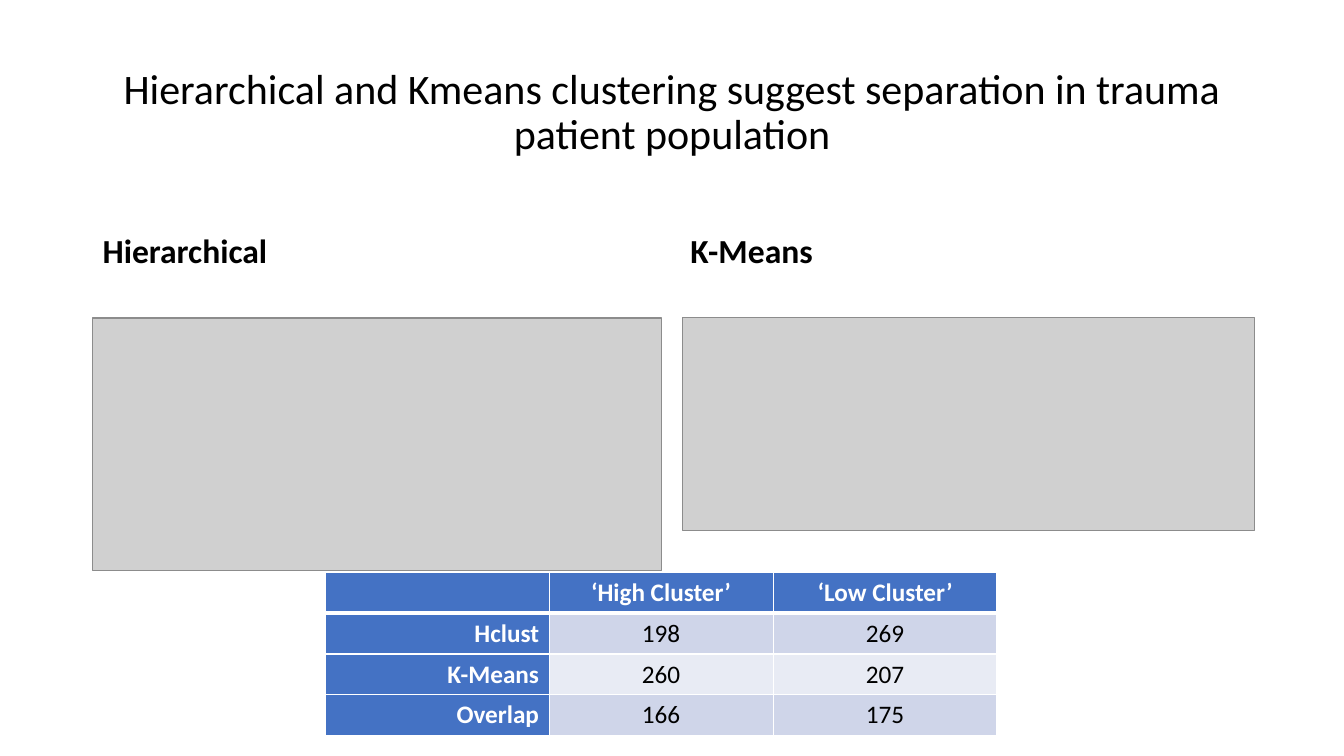
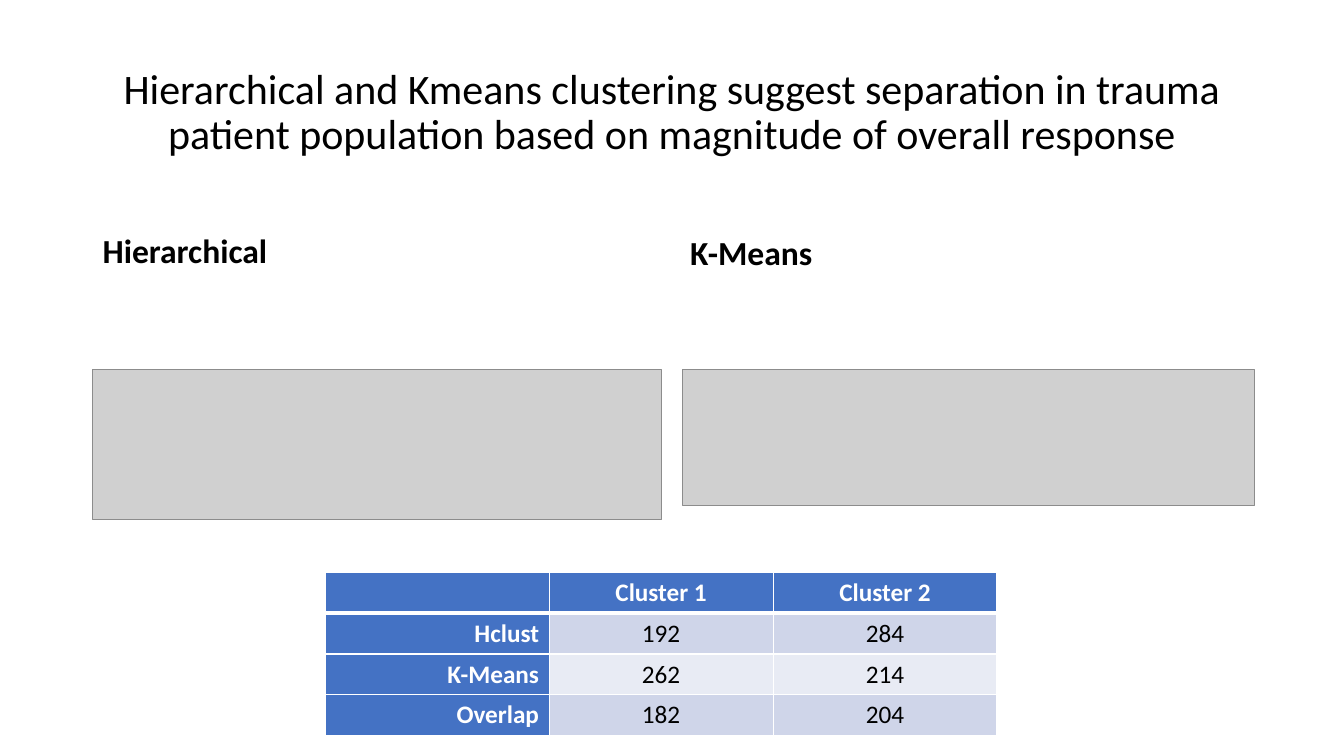
Before and after one commit to tliu-2/PROPPR, a slide deck: slide 11 of Presentation.pptx (slide 10 before the commit). Drawn at 1344x756 pixels with LibreOffice and Linux fonts; fonts in the diff are those of the drawing; grey boxes stand for pictures. Boxes give left, top, right and bottom in pixels: in the first picture for what was removed or moved away, otherwise in the second. Text is boxed around its words. In the diff, an @@ line names an element or a change of style, - is before the commit and + after.

Commit message:
update figures in presentation

```diff
--- a/Presentation.pptx
+++ b/Presentation.pptx
@@ title at [124,75,1220,157]: text changed @@
-Hierarchical and Kmeans clustering suggest separation in trauma patient population
+Hierarchical and Kmeans clustering suggest separation in trauma patient population based on magnitude of overall response
@@ picture: place and size @@
-picture at [93,318,661,571]
+picture at [93,369,661,519]
@@ picture: place and size @@
-picture at [683,318,1254,530]
+picture at [683,369,1254,506]
@@ table at [326,573,997,736] @@
-row 1, column 2: ‘High Cluster’
+row 1, column 2: Cluster 1
-row 1, column 3: ‘Low Cluster’
+row 1, column 3: Cluster 2
-row 2, column 2: 198
+row 2, column 2: 192
-row 2, column 3: 269
+row 2, column 3: 284
-row 3, column 2: 260
+row 3, column 2: 262
-row 3, column 3: 207
+row 3, column 3: 214
-row 4, column 2: 166
+row 4, column 2: 182
-row 4, column 3: 175
+row 4, column 3: 204
```
Also in this commit, not shown: 5 other slides changed, 2 slides added, 1 slide removed, 24 other files.
